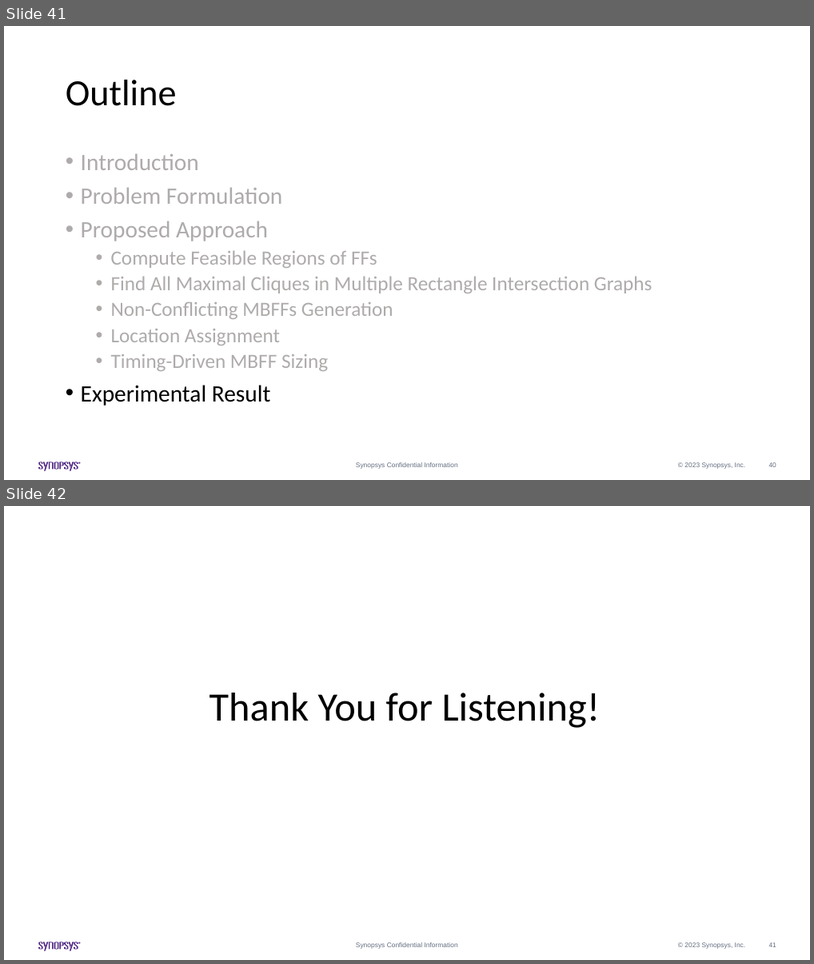
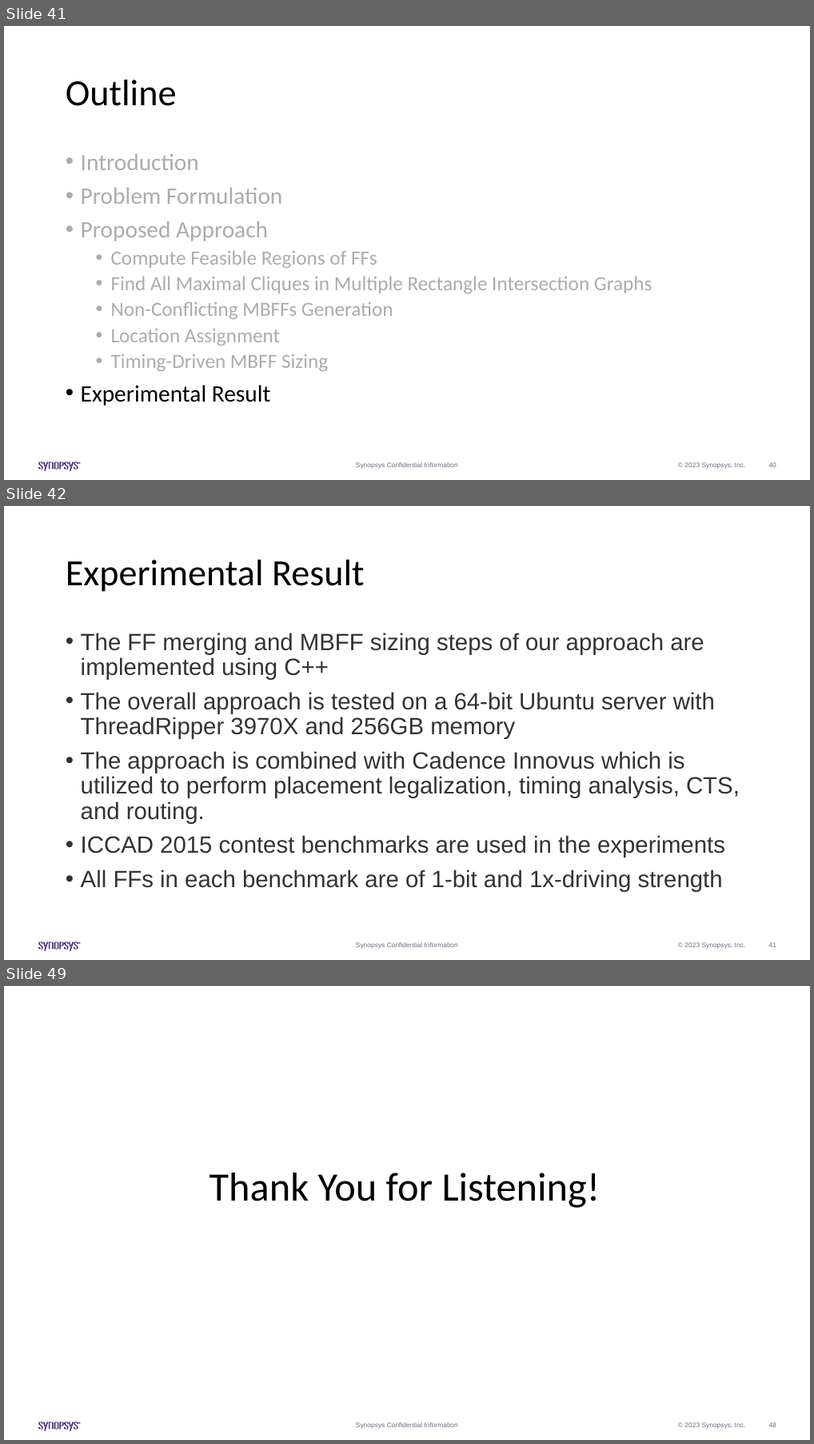
Before and after one commit to Pacific-Feng-Studuies/Studied-Papers, a slide deck: Synopsys Intern/Generation of Mixed-Driving Multi-Bit Flip-Flops for Power/Generation of Mixed-Driving Multi-Bit Flip-Flops for Power.pptx. Shown one above the other, each under a label of ours: slides 41 and 42 before the commit, slides 41, 42 and 49 after it; the slides between them are not shown. The pictures are 814x964 and 814x1444 pixels, drawn with LibreOffice and Linux fonts; fonts in the diff are those of the drawing. Boxes give left, top, right and bottom in pixels: in the first picture for what was removed or moved away, otherwise in the second. Text is boxed around its words. In the diff, an @@ line names an element or a change of style, - is before the commit and + after.

```diff
--- a/Synopsys Intern/Generation of Mixed-Driving Multi-Bit Flip-Flops for Power/Generation of Mixed-Driving Multi-Bit Flip-Flops for Power.pptx
+++ b/Synopsys Intern/Generation of Mixed-Driving Multi-Bit Flip-Flops for Power/Generation of Mixed-Driving Multi-Bit Flip-Flops for Power.pptx
@@ slide 42 added at [4,506,810,960], background #FFFFFF; not listed: 14 template elements that a slide beside it also shows @@
@@ title added at [66,560,365,592], 44 pt, text #000000 @@
+Experimental Result
@@ text added at [81,632,740,892], 28 pt, text #333333 @@
+• The FF merging and MBFF sizing steps of our approach are implemented using C++
+• The overall approach is tested on a 64-bit Ubuntu server with ThreadRipper 3970X and 256GB memory
+• The approach is combined with Cadence Innovus which is utilized to perform placement legalization, timing analysis, CTS, and routing.
+• ICCAD 2015 contest benchmarks are used in the experiments
+• All FFs in each benchmark are of 1-bit and 1x-driving strength
@@ what was slide 42 is now slide 49 @@
@@ page number at [770,1422,777,1427]: text changed @@
-41
+48
```
Also in this commit, not shown: 6 other slides added.
